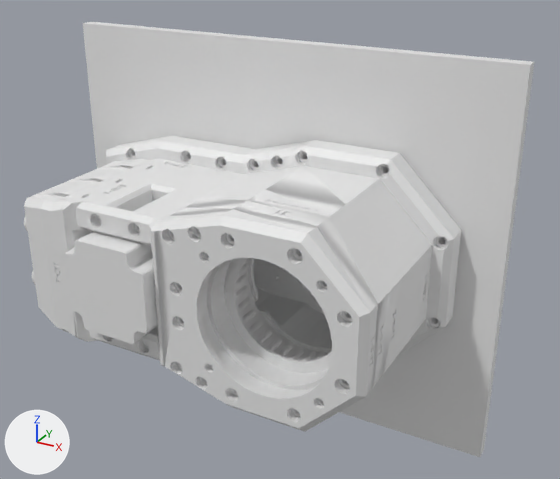
One commit to the OBJ model src/main/resources/Sixi2/anchor.obj: the scene before it, then after it.
Camera for both pictures: a camera (50 mm lens) standing at (17.6, -41.3, 20.3) and looking at (-3.2, -3.6, 1.4). Lighting does not change. The marker at lower left points along +X, +Y and +Z. Where no turn or scale is listed for an object, it has been applied to the vertices.

Names of what the first picture shows: 'Anchor'.
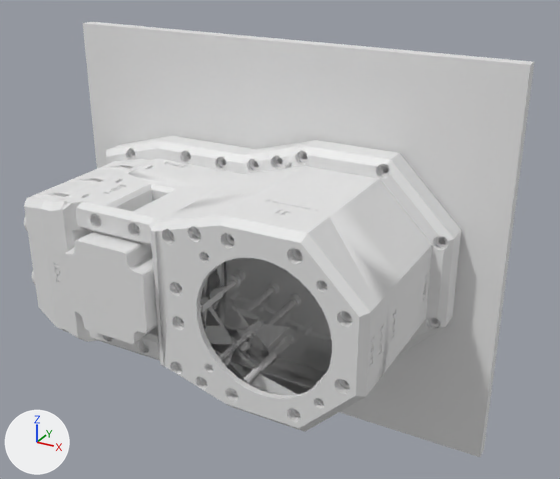
Where the change shows, as pixel boxes (x1, y1, x2, y2) in the pictures (560 x 479 px):
part 1 of me_anchor, cut back: before (45, 159, 438, 400); after (56, 238, 425, 354)

The change, as a diff of the scene's bpy script:
```diff
--- a/src/main/resources/Sixi2/anchor.obj.py
+++ b/src/main/resources/Sixi2/anchor.obj.py
@@ me_anchor @@
 # used by ob_anchor; location = (0.0, 0.0, 0.0)
-me_anchor.from_pydata(...)  # 17850 vertices, 37320 faces; spans x -20.5..9.5, y -12.0..0.9, z -12.5..12.5
+me_anchor.from_pydata(...)  # 13665 vertices, 26984 faces, 2 loose edges; spans x -20.5..9.5, y -12.0..0.9, z -12.5..12.5
+# me_anchor part 1: 117 vertices moved within x -17.0..5.8, y -11.3..-2.6, z -3.4..5.8; 4124 vertices removed from x -17.0..6.6, y -11.3..0.6, z -6.6..6.6
 me_anchor.materials.append(mat_material_001)
```
